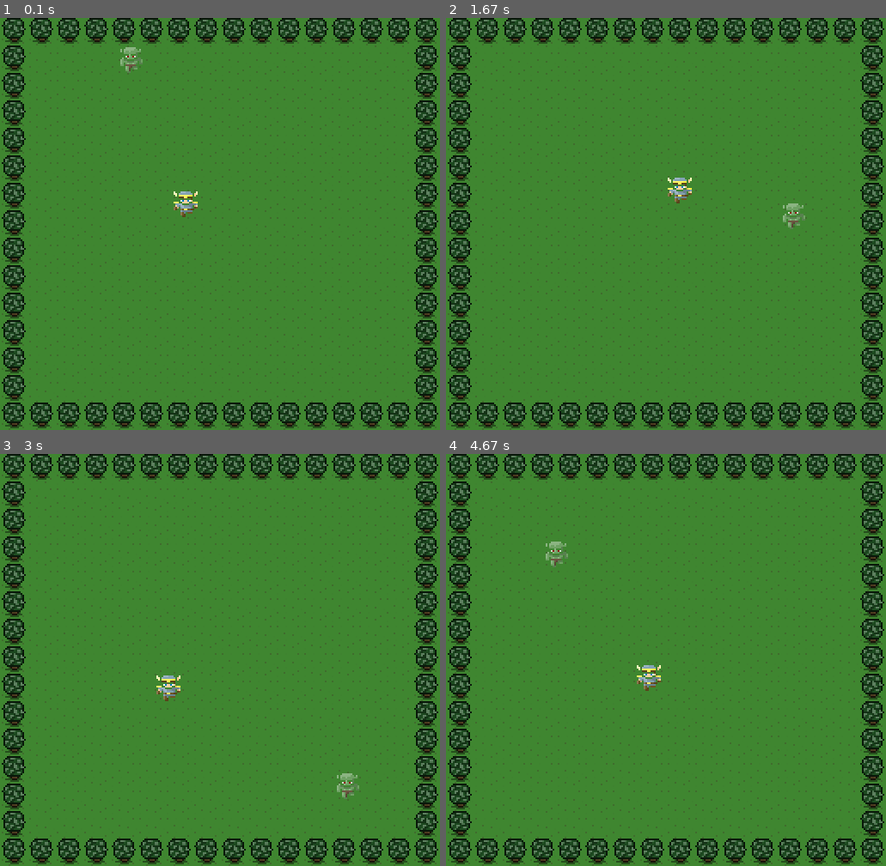
Above: before the commit, frames 1-4 (two rows, left to right).
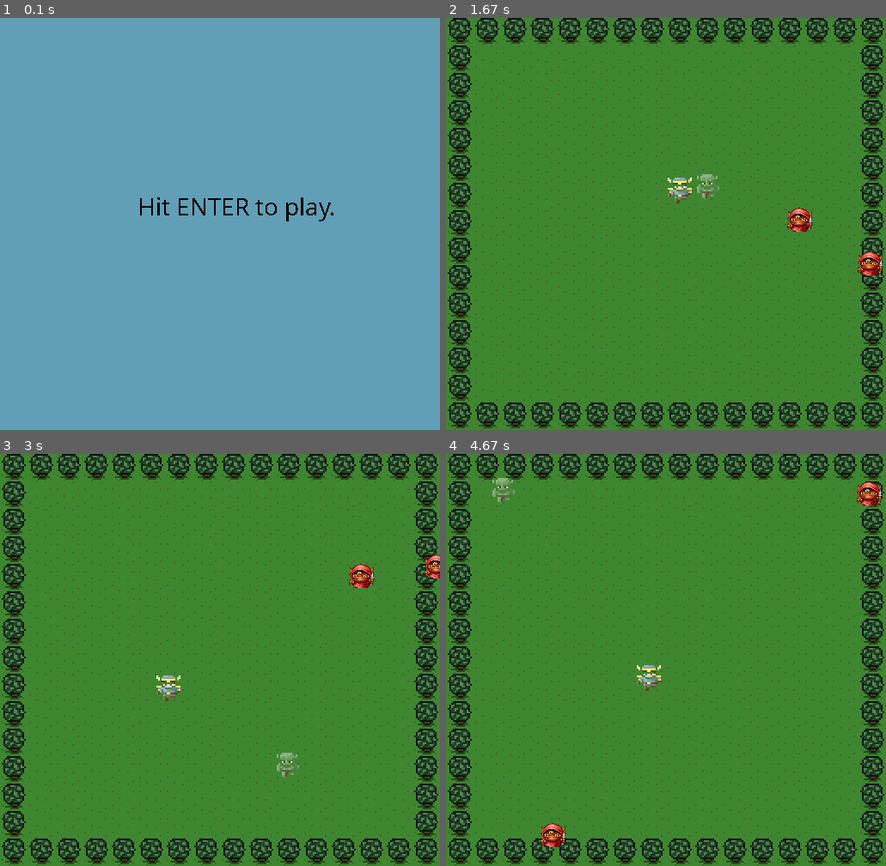
Above: after the commit, the same moments.

Repository: jjspetz/PyGames
Game: pygame game, started from catch_the_monster.py
The game is run twice, just before and just after one commit, with the same random seed, the same clock (stepped at 60 frames per second) and the same inputs.
Inputs:
- Up to frame 1 (0.1 s): no input
- Up to frame 2 (1.67 s): tap Enter at 0.33 s; hold D 0.67-1.13 s; hold W 1.17-1.47 s; hold S from 1.5 s (still down)
- Up to frame 3 (3 s): release S at 1.97 s; hold A 2-2.53 s; hold S 2.57-2.87 s; hold A from 2.9 s (still down)
- Up to frame 4 (4.67 s): release A at 3.3 s; hold W 3.33-3.7 s; hold D 3.73-4.37 s; hold S from 4.4 s (still down)

The runs differ from the first frame. In frame 1, 100% of the frame differs, in the area x 0-100%, y 0-100%; in frame 2, 0.8%; in frame 3, 0.8%; in frame 4, 0.9%.

Commit message:
added goblins and sounds

Diff:
--- a/catch_the_monster.py
+++ b/catch_the_monster.py
@@ -23,15 +23,60 @@
 def crash_check(mon_pos, hero_pos):
     dist_apart = math.sqrt((mon_pos[0] - hero_pos[0])**2) + math.sqrt((mon_pos[1] - hero_pos[1])**2)
     if dist_apart < 32:
+        pygame.mixer.music.stop()
+        pygame.mixer.music.load('sounds/win.wav')
+        pygame.mixer.music.play()
         return True
     else:
         return False
 
+def goblin_check(goblins, hero_pos):
+    for goblin in goblins:
+        dist_apart = math.sqrt((goblin.pos[0] - hero_pos[0])**2) + math.sqrt((goblin.pos[1] - hero_pos[1])**2)
+        if dist_apart < 32:
+            pygame.mixer.music.stop()
+            pygame.mixer.music.load('sounds/lose.wav')
+            pygame.mixer.music.play()
+            return True
+    else:
+        return False
+
+def menu_screen():
+    while True:
+        screen.fill((97, 159, 182))
+
+        for event in pygame.event.get():
+            if event.type == pygame.QUIT:
+                sys.exit()
+            elif event.type == pygame.KEYDOWN:
+                if event.key == K_ESCAPE:
+                    sys.exit()
+                if event.key == K_RETURN:
+                    main()
+
+        pygame.font.init()
+        myfont = pygame.font.SysFont('Comic Sans MS', 30)
+        textsurface = myfont.render('Hit ENTER to play.', False, (0, 0, 0))
+        screen.blit(textsurface,(160,200))
+
+        pygame.display.update()
+        clock.tick(60)
+
 def main():
     # create sprites and background
     hero = Hero('images/hero.png')
-    monster = Monster('images/monster.png', 120, 50)
+    monster = Sprite('images/monster.png')
     background = pygame.image.load('images/background.png')
+
+    # builds goblin list
+    goblins = []
+    for i in range(random.randint(2,5)):
+        goblins.append(Goblin('images/goblin.png'))
+
+
+    # load and start music
+    pygame.mixer.music.load('sounds/music.wav')
+    pygame.mixer.music.play(-1)
 
     # initilize variables
     herox = hero.pos[0]
@@ -41,7 +86,7 @@
     count = -1
 
     # main game loop starts
-    while not crash_check(monster.pos, hero.pos):
+    while True:
         # counts the iterations in the loop and switches movement for monster's
         # random love directions
         count += 1
@@ -85,8 +130,16 @@
         hero.move(herox, heroy, screen)
         monster.move(switch, screen, WIDTH, HEIGHT)
 
+        for goblin in goblins:
+            goblin.move(switch, screen, WIDTH, HEIGHT)
+
+        if crash_check(monster.pos, hero.pos):
+            menu_screen()
+        if goblin_check(goblins, hero.pos):
+            menu_screen()
+
         pygame.display.update()
         clock.tick(60)
 
 if __name__ == "__main__":
-    main()
+    menu_screen()
--- a/characters.py
+++ b/characters.py
@@ -1,11 +1,22 @@
-import pygame
+'''
+To Do:
+    make goblins movement independent from one another
+
+    add lifes and final death when lifes up
+
+    add leader board
+'''
+
+
+import pygame, random
 
 class Sprite:
-    def __init__(self, filename, x=200, y=200):
+    def __init__(self, filename):
         self.img = pygame.image.load(filename)
-        self.pos = [x, y]
+        self.pos = random.choice([[50,50],[50,420],[420,420],[420,50]])
         self.colorkey = [0, 0, 0]
         self.alpha = 255
+        self.speed = 1
 
     def render(self, screen):
         try:
@@ -16,36 +27,31 @@
             print('An error has occurred while the game was rendering the image.')
             exit(0)
 
-    def move(self, x, y):
-        self.pos = [x, y]
-        self.render(screen)
-
-class Monster(Sprite):
     def move(self, switch, screen, width, height):
         x = self.pos[0]
         y = self.pos[1]
 
         # script for monster's random movement
         if switch == 0:
-            x += 4
+            x += 4 * self.speed
         elif switch == 1:
-            x += 3
-            y += 3
+            x += 3 * self.speed
+            y += 3 * self.speed
         elif switch == 2:
-            x += -3
-            y += 3
+            x += -3 * self.speed
+            y += 3 * self.speed
         elif switch == 3:
-            x += -4
+            x += -4 * self.speed
         elif switch == 4:
-            y += 4
+            y += 4 * self.speed
         elif switch == 5:
-            x += 3
-            y += -3
+            x += 3 * self.speed
+            y += -3 * self.speed
         elif switch == 6:
-            x += -3
-            y += -3
+            x += -3 * self.speed
+            y += -3 * self.speed
         elif switch == 7:
-            y += -4
+            y += -4 * self.speed
 
         # resets monster when it moves off the edge of the screen
         if self.pos[0] > width:
@@ -60,7 +66,27 @@
         self.pos = [x, y]
         self.render(screen)
 
+class Goblin(Sprite):
+    def __init__(self, filename):
+        self.img = pygame.image.load(filename)
+        self.pos = random.choice(
+            [[random.randint(20,100), random.randint(20,100)],
+            [random.randint(100,150), random.randint(100,150)],
+            [random.randint(250,325), random.randint(250,325)],
+            [random.randint(325,460), random.randint(325,460)]]
+            )
+        self.colorkey = [0, 0, 0]
+        self.alpha = 255
+        self.speed = random.choice([0.3, 0.5, 0.7])
+
+
 class Hero(Sprite):
+    def __init__(self, filename):
+        self.img = pygame.image.load(filename)
+        self.pos = [200, 200]
+        self.colorkey = [0, 0, 0]
+        self.alpha = 255
+
     def move(self, x, y, screen):
         self.pos = [x, y]
         self.render(screen)
